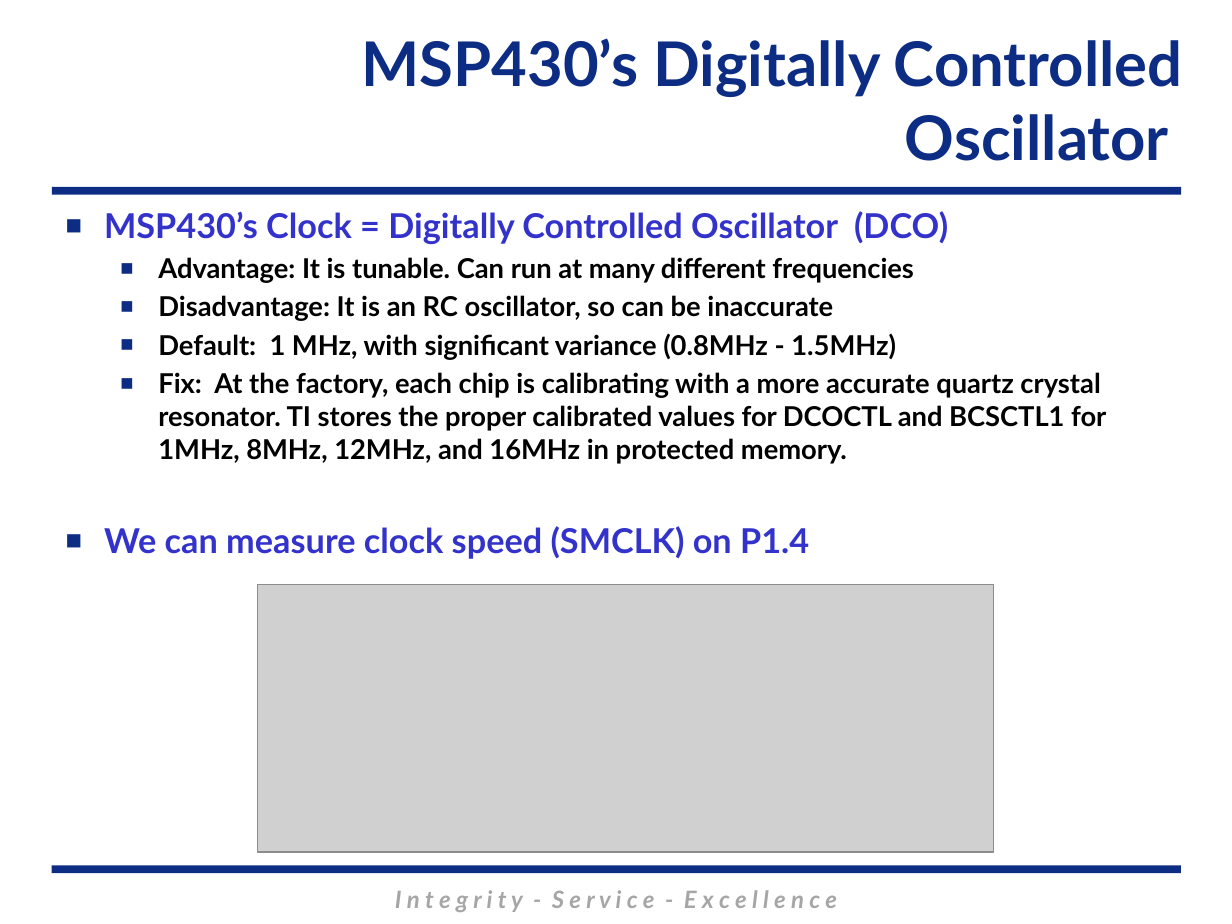
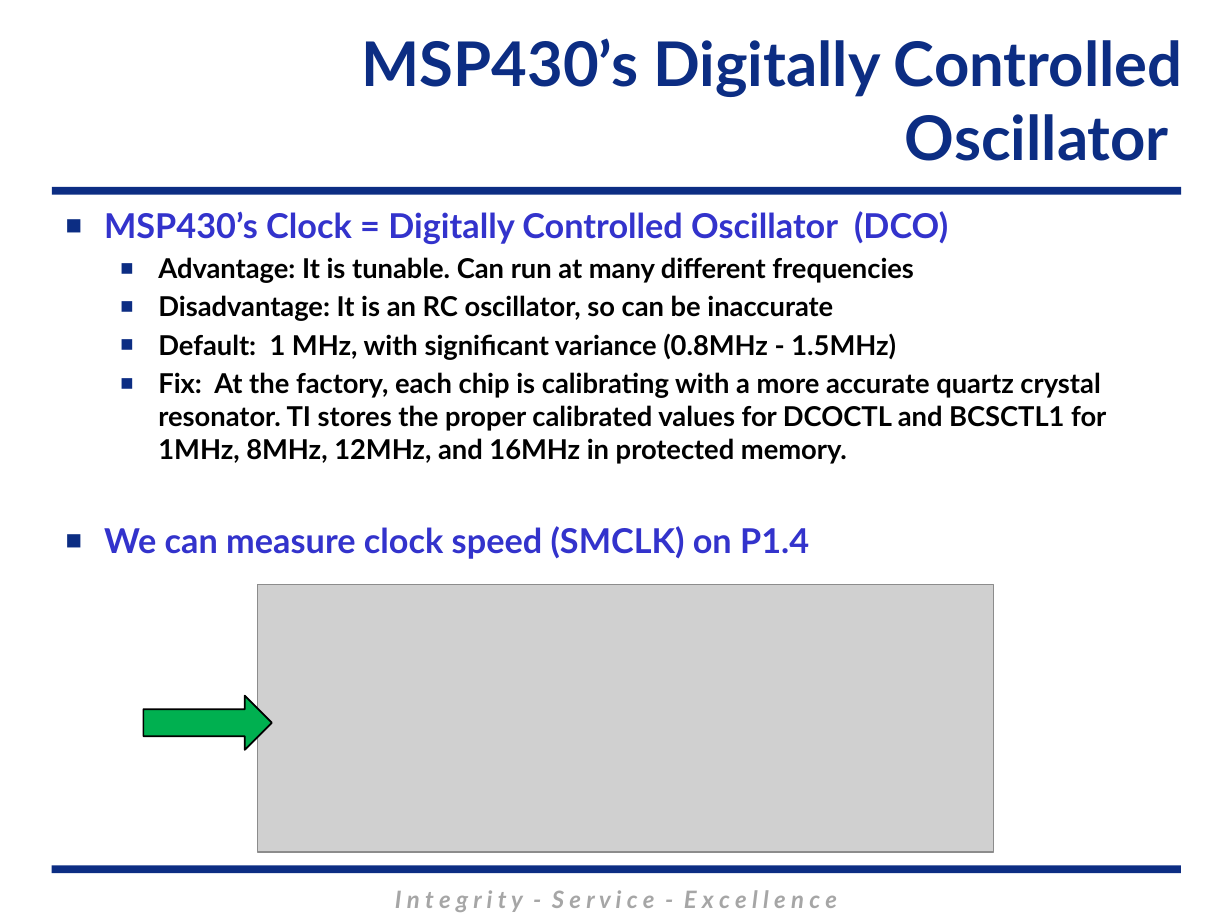
Before and after one commit to MarsUniversity/ECE382, a slide deck: slide 15 of source/lessons/lsn14-15/Lsn14-15.pptx. Drawn at 1232x924 pixels with LibreOffice and Linux fonts; fonts in the diff are those of the drawing; grey boxes stand for pictures; background and template pictures are left out. Boxes give left, top, right and bottom in pixels: in the first picture for what was removed or moved away, otherwise in the second. Text is boxed around its words. In the diff, an @@ line names an element or a change of style, - is before the commit and + after.

```diff
--- a/source/lessons/lsn14-15/Lsn14-15.pptx
+++ b/source/lessons/lsn14-15/Lsn14-15.pptx
@@ right arrow added at <box>143,696,271,750</box>, fill #00B050, outline #000000 1 pt @@
```
Also in this commit, not shown: 2 other slides changed, 1 slide added, 59 other files.
